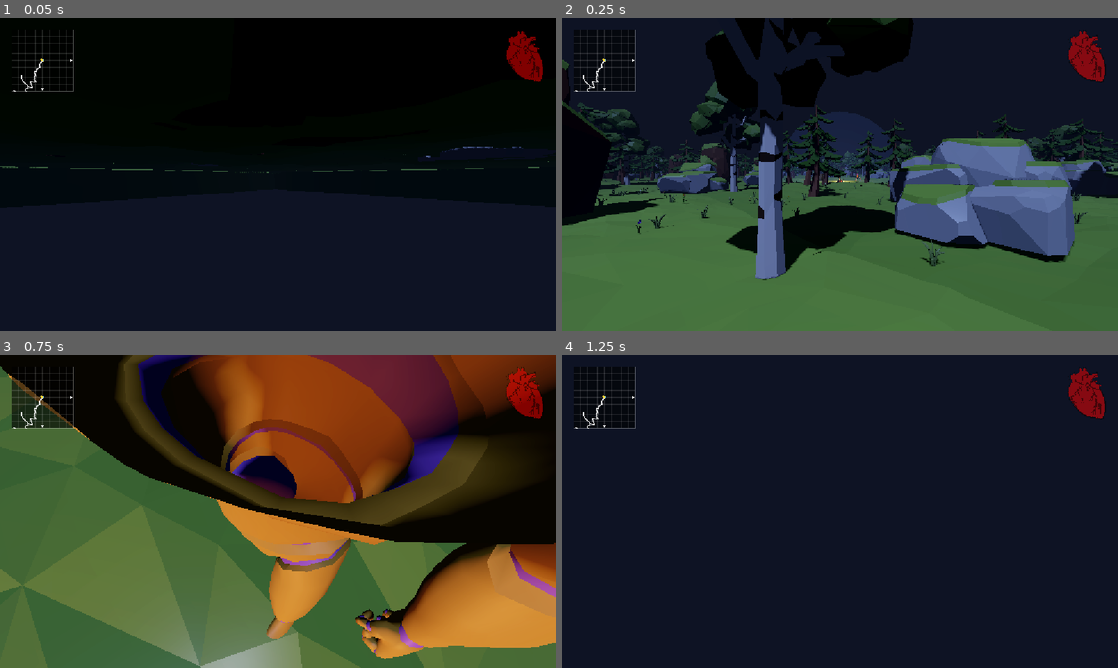
Above: before the commit, frames 1-4 (two rows, left to right).
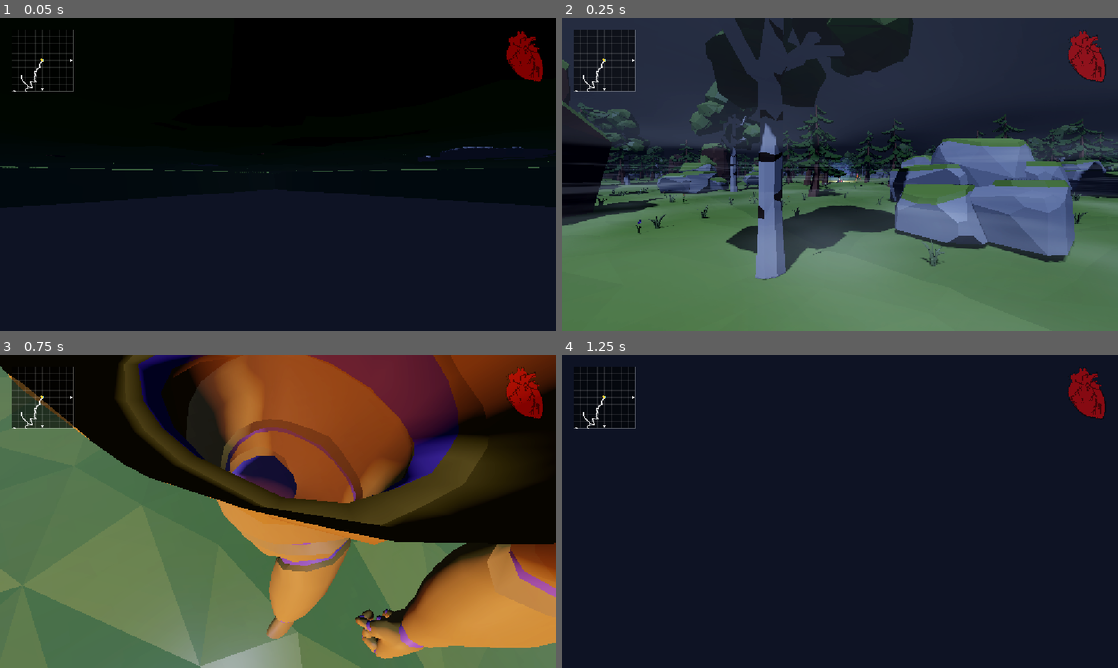
Above: after the commit, the same moments.

Repository: nglewis33/GodotWildJam
Game: Godot game, scene res://scenes/levels/test.tscn
Same seed, same stepped clock (60 frames per second), same inputs: the game is played once before the commit and once after it.
Inputs (mouse positions are in pixels of both pictures, inside the frame that each line leads up to):
- Up to frame 1 (0.05 s): no input
- Up to frame 2 (0.25 s): no input
- Up to frame 3 (0.75 s): tap Enter at 0.5 s; move the mouse to (305, 511) at 0.52 s; hold W from 0.53 s (still down); tap Q at 0.6 s
- Up to frame 4 (1.25 s): keep holding W; tap Space at 0.77 s

Frame 1 is identical in both runs. In frame 2, 51% of the frame differs, in the area x 0-100%, y 0-100%; in frame 3, 8.6%; in frame 4, nothing differs.

Commit message:
Fix mist (edge fade was zero everywhere) and tighten flashlight beam
Co-Authored-By: Claude Sonnet 5.5 <noreply@anthropic.com>
Claude-Session: https://claude.ai/code/session_013AyY7Mrk6f1mmX5utg9nye

Diff:
--- a/scripts/player/flashlight.gd
+++ b/scripts/player/flashlight.gd
@@ -12,7 +12,13 @@
 @export var beam_enabled := true
 @export var beam_color := Color(1.0, 0.95, 0.8)
 ## Brightness of the beam (it adds to what's behind it).
-@export_range(0.0, 1.0, 0.01) var beam_strength := 0.16
+@export_range(0.0, 1.0, 0.01) var beam_strength := 0.12
+## Width of the visible beam compared with the light's spot angle (smaller = tighter).
+@export_range(0.1, 1.0, 0.01) var beam_width := 0.4
+## Nested cones that make the beam brightest along its center (1 = flat).
+@export_range(1, 5) var beam_layers := 3
+## How much of the light's range the beam covers.
+@export_range(0.1, 1.0, 0.01) var beam_length := 0.8
 
 const BEAM_SHADER := """
 shader_type spatial;
@@ -27,13 +33,13 @@
 }
 void fragment() {
 	float facing = abs(dot(normalize(NORMAL), normalize(VIEW)));
-	float a = pow(1.0 - along, 1.6) * smoothstep(0.0, 0.12, along) * pow(facing, 1.4);
+	float a = pow(1.0 - along, 1.8) * smoothstep(0.0, 0.15, along) * pow(facing, 1.2);
 	ALBEDO = beam_color.rgb * a * strength;
 	ALPHA = 1.0;
 }
 """
 
-var _beam: MeshInstance3D
+var _beam: Node3D
 
 
 func _ready() -> void:
@@ -43,30 +49,36 @@
 
 
 func _build_beam() -> void:
-	var cone := CylinderMesh.new()
-	cone.top_radius = 0.0
-	cone.bottom_radius = spot_range * tan(deg_to_rad(spot_angle))
-	cone.height = spot_range
-	cone.radial_segments = 24
-	cone.rings = 1
-	cone.cap_top = false
-	cone.cap_bottom = false
+	var length := spot_range * beam_length
+	var full_radius := length * tan(deg_to_rad(spot_angle * beam_width))
 	var sh := Shader.new()
 	sh.code = BEAM_SHADER
 	var mat := ShaderMaterial.new()
 	mat.shader = sh
 	mat.render_priority = 5
 	mat.set_shader_parameter("beam_color", beam_color)
-	mat.set_shader_parameter("strength", beam_strength)
-	mat.set_shader_parameter("cone_height", spot_range)
-	_beam = MeshInstance3D.new()
-	_beam.mesh = cone
-	_beam.material_override = mat
-	_beam.cast_shadow = GeometryInstance3D.SHADOW_CASTING_SETTING_OFF
-	# Spot lights shine along -Z; put the cone's apex at the light.
+	mat.set_shader_parameter("strength", beam_strength / beam_layers)
+	mat.set_shader_parameter("cone_height", length)
+	_beam = Node3D.new()
+	_beam.name = "Beam"
+	# Spot lights shine along -Z; put the cones' apex at the light.
 	_beam.rotation_degrees = Vector3(90.0, 0.0, 0.0)
-	_beam.position = Vector3(0.0, 0.0, -spot_range * 0.5)
+	_beam.position = Vector3(0.0, 0.0, -length * 0.5)
 	add_child(_beam)
+	for i in beam_layers:
+		var cone := CylinderMesh.new()
+		cone.top_radius = 0.0
+		cone.bottom_radius = full_radius * float(beam_layers - i) / beam_layers
+		cone.height = length
+		cone.radial_segments = 24
+		cone.rings = 1
+		cone.cap_top = false
+		cone.cap_bottom = false
+		var mi := MeshInstance3D.new()
+		mi.mesh = cone
+		mi.material_override = mat
+		mi.cast_shadow = GeometryInstance3D.SHADOW_CASTING_SETTING_OFF
+		_beam.add_child(mi)
 
 
 func _unhandled_input(event: InputEvent) -> void:
--- a/scripts/world/ground_mist.gd
+++ b/scripts/world/ground_mist.gd
@@ -25,16 +25,16 @@
 uniform vec2 offset = vec2(0.0);
 uniform float radius = 70.0;
 varying vec3 wpos;
-varying float rdist;
+varying vec3 local_pos;
 void vertex() {
 	wpos = (MODEL_MATRIX * vec4(VERTEX, 1.0)).xyz;
-	rdist = length(VERTEX.xz);
+	local_pos = VERTEX; // length() must be taken per pixel; per vertex it would be the same at all four corners
 }
 void fragment() {
 	vec2 uv = wpos.xz * patch_scale + offset + drift * TIME;
 	float n = texture(noise_tex, uv).r * 0.65 + texture(noise_tex, uv * 2.3 - drift * TIME * 1.7).r * 0.35;
 	float m = smoothstep(0.38, 0.75, n);
-	float edge = 1.0 - smoothstep(radius * 0.5, radius, rdist);
+	float edge = 1.0 - smoothstep(radius * 0.5, radius, length(local_pos.xz));
 	ALBEDO = mist_color.rgb;
 	ALPHA = m * edge * opacity;
 }
